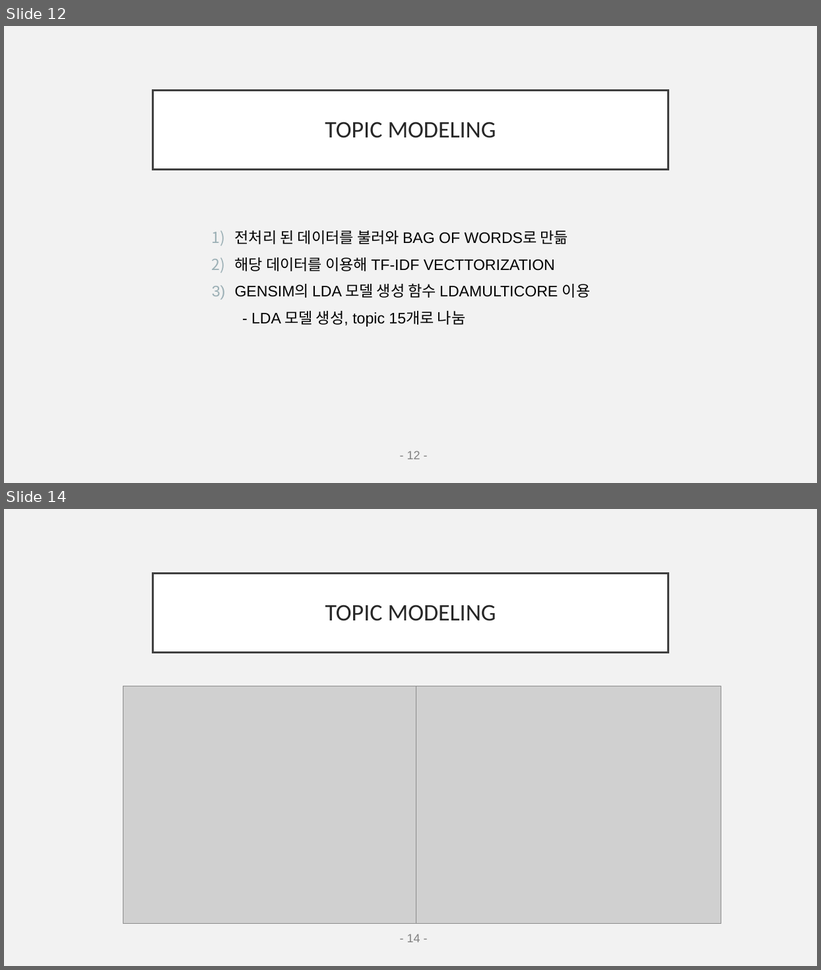
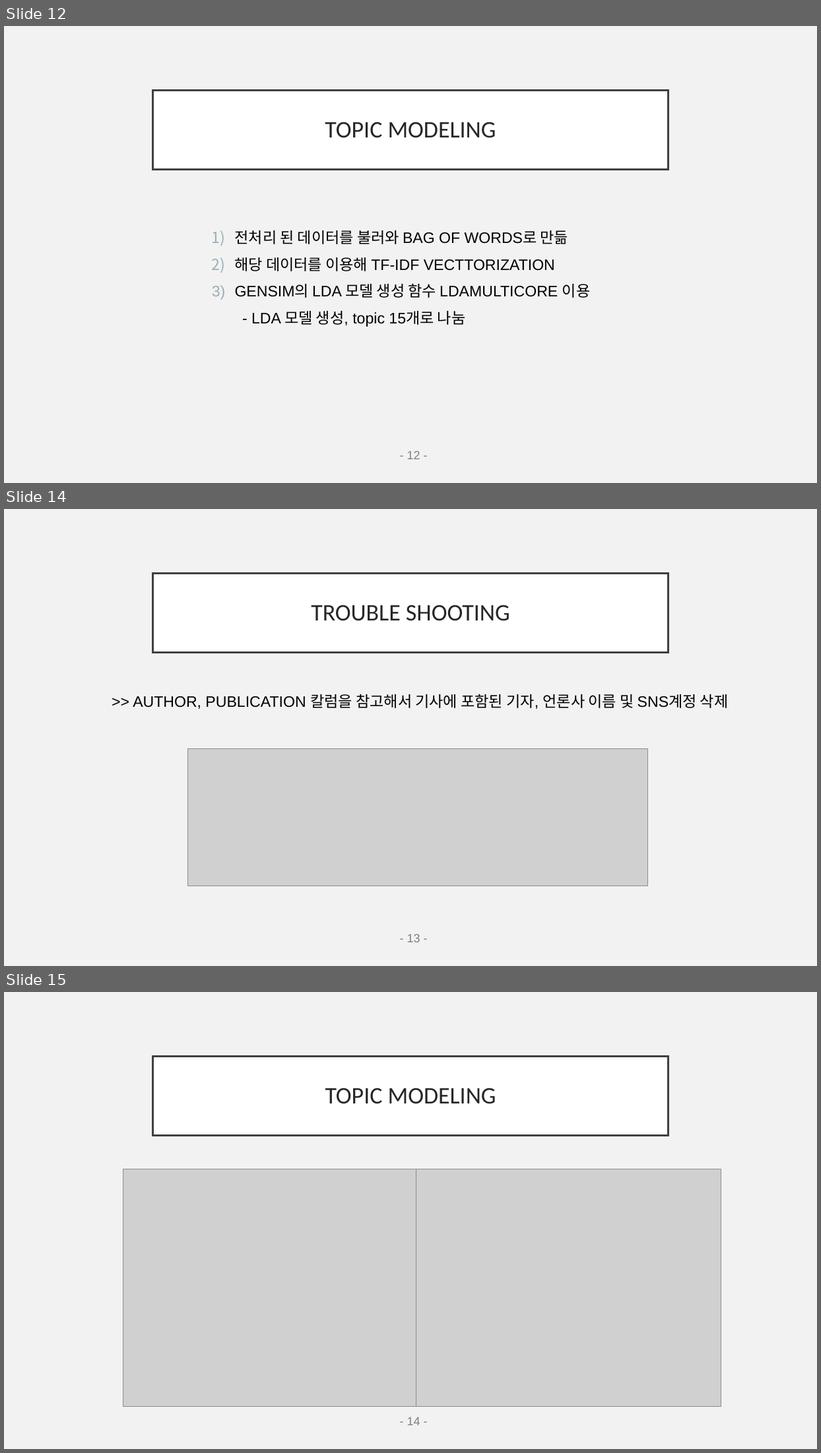
Before and after one commit to EJLEE5826/American_News_Topic_Modeling-using_LDA, a slide deck: final_pptNLP.pptx. Shown one above the other, each under a label of ours: slides 12 and 14 before the commit, slides 12, 14 and 15 after it; the slides between them are not shown. The pictures are 821x970 and 821x1453 pixels, drawn with LibreOffice and Linux fonts; fonts in the diff are those of the drawing; grey boxes stand for pictures. Boxes give left, top, right and bottom in pixels: in the first picture for what was removed or moved away, otherwise in the second. Text is boxed around its words. In the diff, an @@ line names an element or a change of style, - is before the commit and + after.

```diff
--- a/final_pptNLP.pptx
+++ b/final_pptNLP.pptx
@@ slide 14 added at (4,509,817,966), background #F2F2F2 @@
@@ title added at (153,573,668,652), fill #FFFFFF, outline #404040 2.5 pt, 28 pt, text #262626 @@
+TROUBLE SHOOTING
@@ text added at (133,694,729,709), 18 pt, text #000000 @@
+>> AUTHOR, PUBLICATION 칼럼을 참고해서 기사에 포함된 기자, 언론사 이름 및 SNS계정 삭제
@@ picture added at (187,749,648,886) @@
@@ text added at (407,934,420,943), 14 pt, text #808080 @@
+- 13 -
@@ what was slide 14 is now slide 15 @@
```
Also in this commit, not shown: 7 slides changed.
